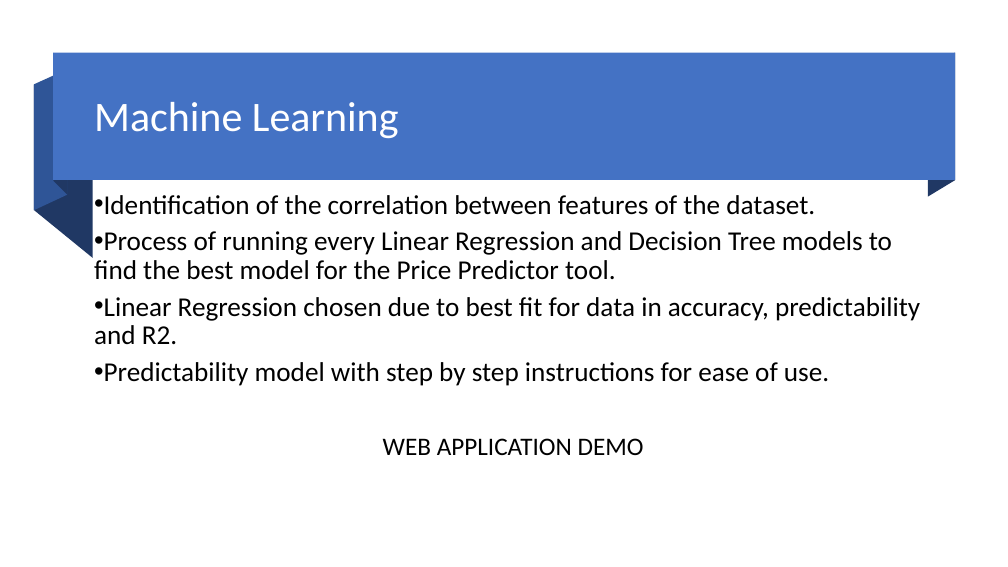
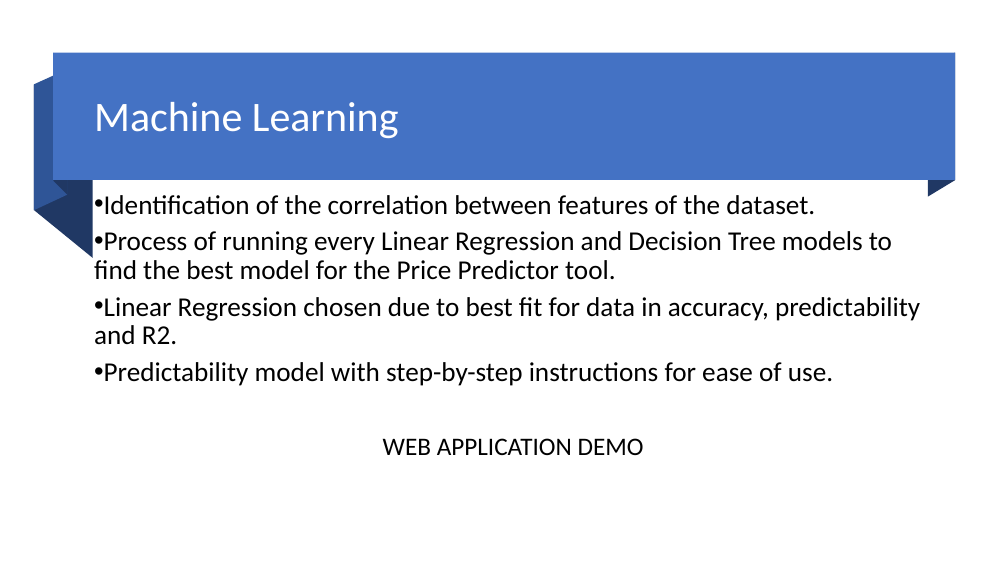
Before and after one commit to jdmerryman88/capstone-team4, a slide deck: slide 8 of documents/Perfect Diamond final.pptx (slide 9 before the commit). Drawn at 1008x567 pixels with LibreOffice and Linux fonts; fonts in the diff are those of the drawing. Boxes give left, top, right and bottom in pixels: in the first picture for what was removed or moved away, otherwise in the second. Text is boxed around its words. In the diff, an @@ line names an element or a change of style, - is before the commit and + after.

```diff
--- a/documents/Perfect Diamond final.pptx
+++ b/documents/Perfect Diamond final.pptx
@@ text at [104,362,833,386]: text changed @@
-• Predictability model with step by step instructions for ease of use.
+• Predictability model with step-by-step instructions for ease of use.
```
Also in this commit, not shown: 1 slide removed.
